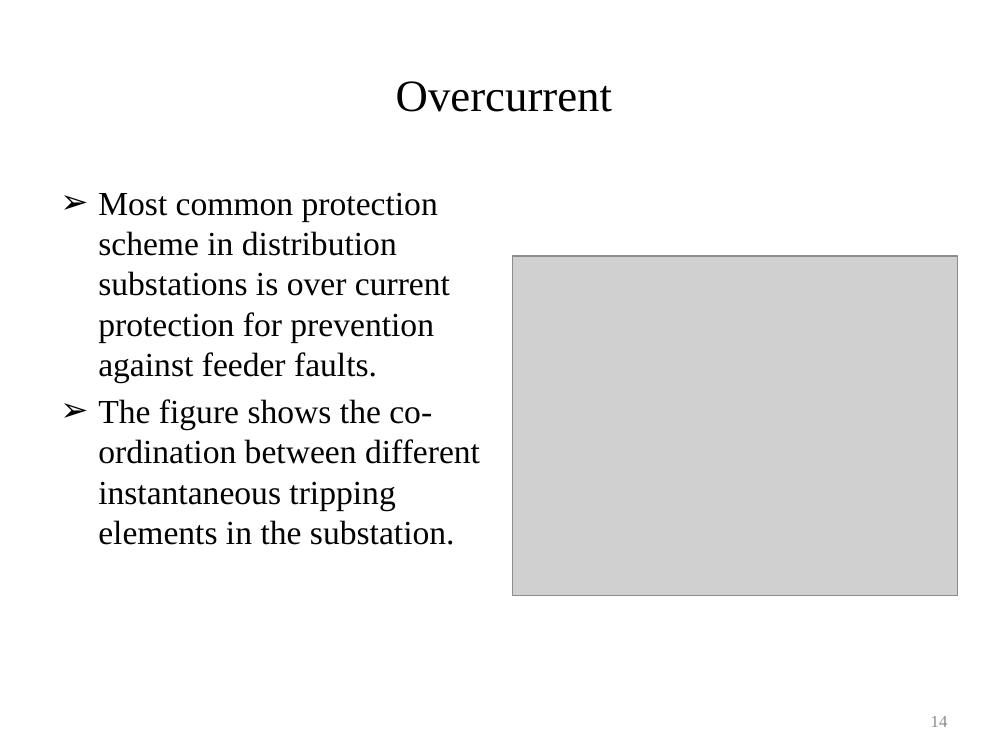
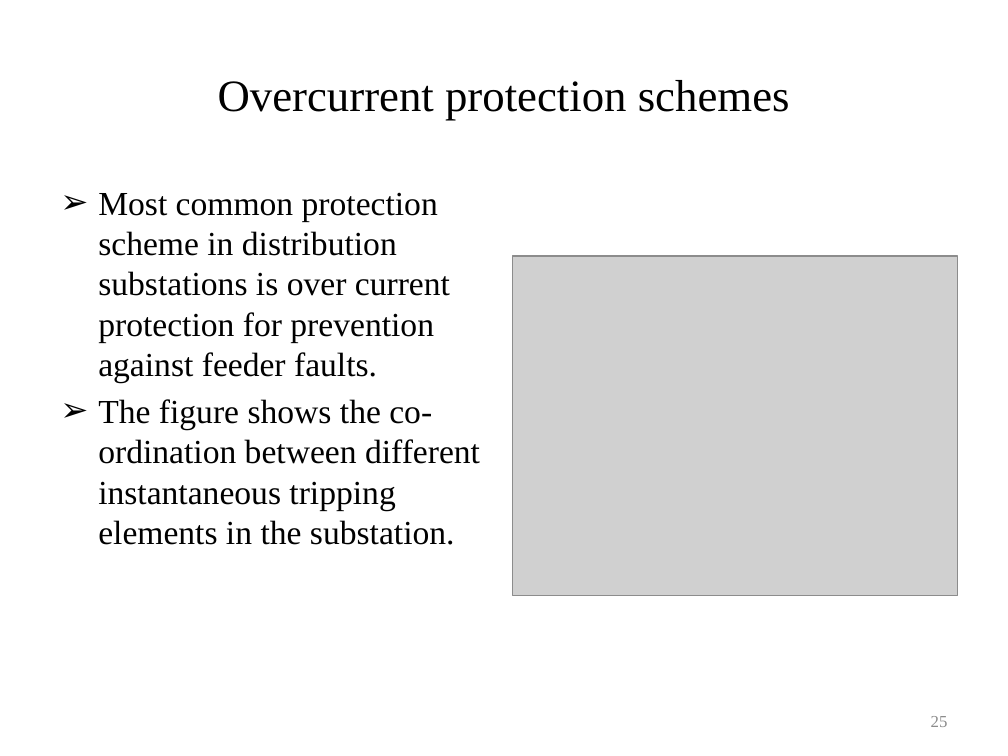
Before and after one commit to gridlab-d/course, a slide deck: slide 25 of University of Washington Class/Module 9 - Automated switching and reconfiguration.pptx (slide 14 before the commit). Drawn at 1008x756 pixels with LibreOffice and Linux fonts; fonts in the diff are those of the drawing; grey boxes stand for pictures. Boxes give left, top, right and bottom in pixels: in the first picture for what was removed or moved away, otherwise in the second. Text is boxed around its words. In the diff, an @@ line names an element or a change of style, - is before the commit and + after.

```diff
--- a/University of Washington Class/Module 9 - Automated switching and reconfiguration.pptx
+++ b/University of Washington Class/Module 9 - Automated switching and reconfiguration.pptx
@@ title at <box>218,80,790,120</box>: text changed @@
-Overcurrent
+Overcurrent protection schemes
@@ page number at <box>931,716,948,727</box>: text changed @@
-14
+25
```
Also in this commit, not shown: 3 other slides changed, 19 slides added.
